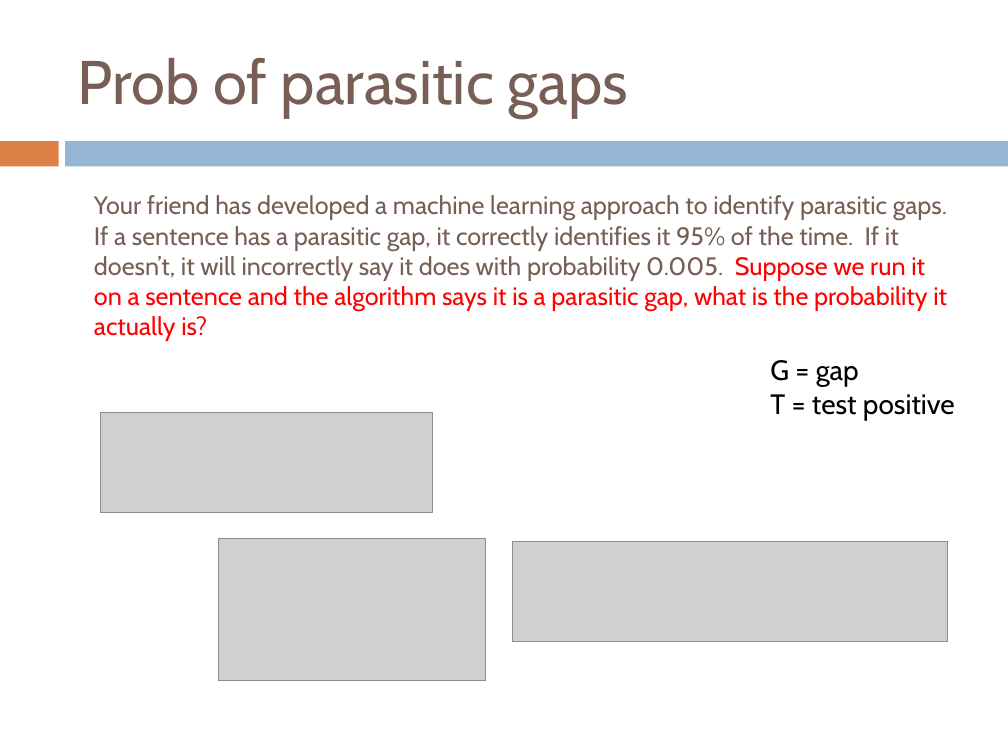
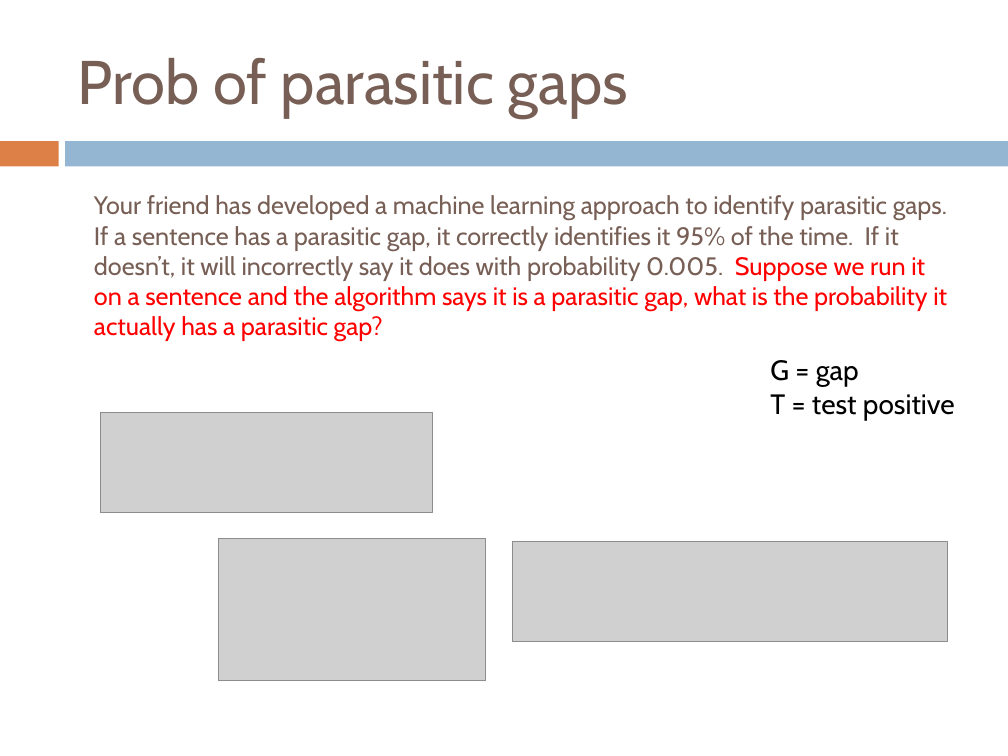
Before and after one commit to Collins-kariuk/Machine-Learning-CS158, a slide deck: slide 40 of Lectures/Lecture 13_Probability.pptx. Drawn at 1008x756 pixels with LibreOffice and Linux fonts; fonts in the diff are those of the drawing; grey boxes stand for pictures. Boxes give left, top, right and bottom in pixels: in the first picture for what was removed or moved away, otherwise in the second. Text is boxed around its words. In the diff, an @@ line names an element or a change of style, - is before the commit and + after.

```diff
--- a/Lectures/Lecture 13_Probability.pptx
+++ b/Lectures/Lecture 13_Probability.pptx
@@ text at box(94, 195, 947, 342): text changed @@
-  Your friend has developed a machine learning approach to identify parasitic gaps. If a sentence has a parasitic gap, it correctly identifies it 95% of the time. If it doesn’t, it will incorrectly say it does with probability 0.005. Suppose we run it on a sentence and the algorithm says it is a parasitic gap, what is the probability it actually is?
+  Your friend has developed a machine learning approach to identify parasitic gaps. If a sentence has a parasitic gap, it correctly identifies it 95% of the time. If it doesn’t, it will incorrectly say it does with probability 0.005. Suppose we run it on a sentence and the algorithm says it is a parasitic gap, what is the probability it actually has a parasitic gap?
```
Also in this commit, not shown: 8 other slides changed.
